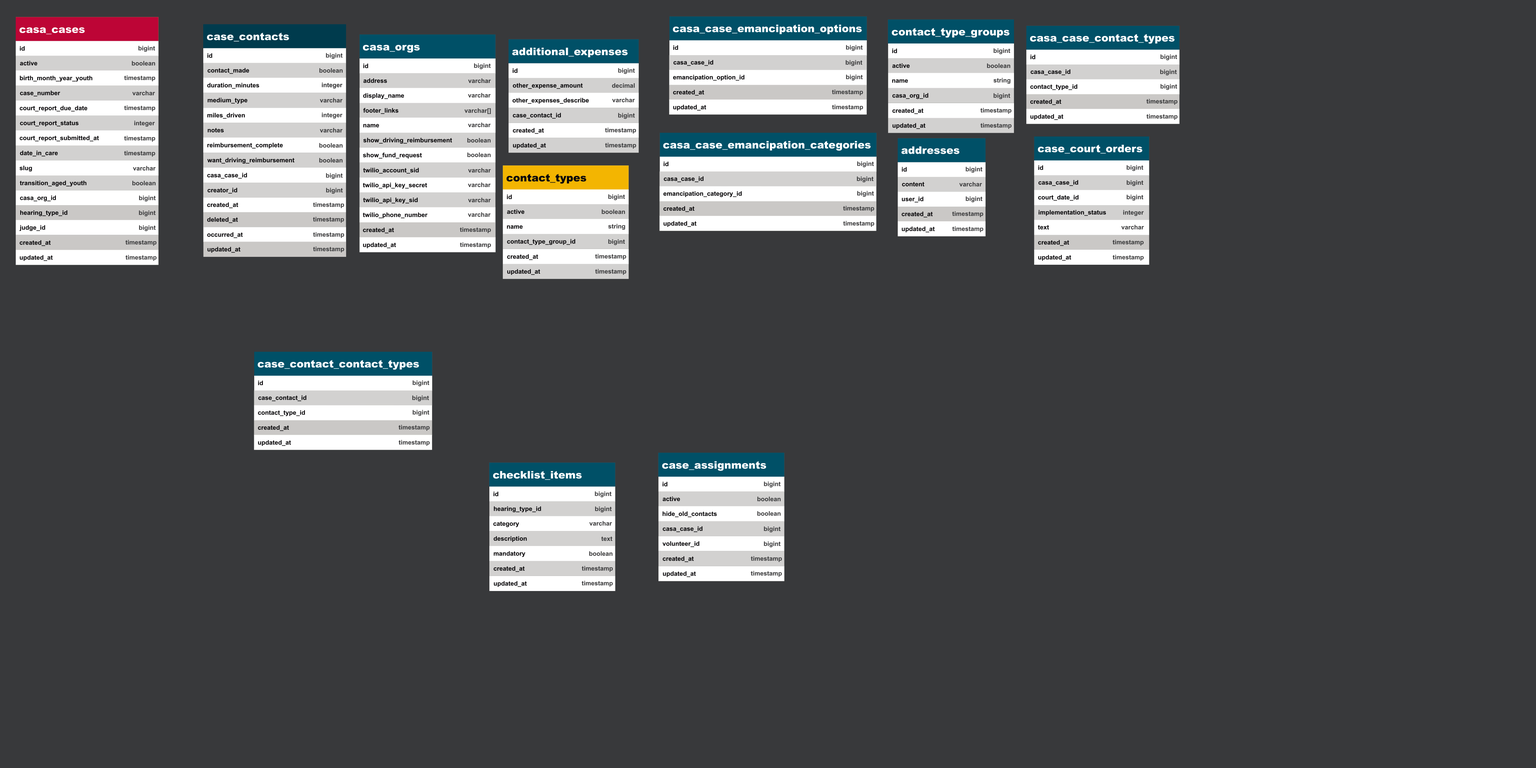
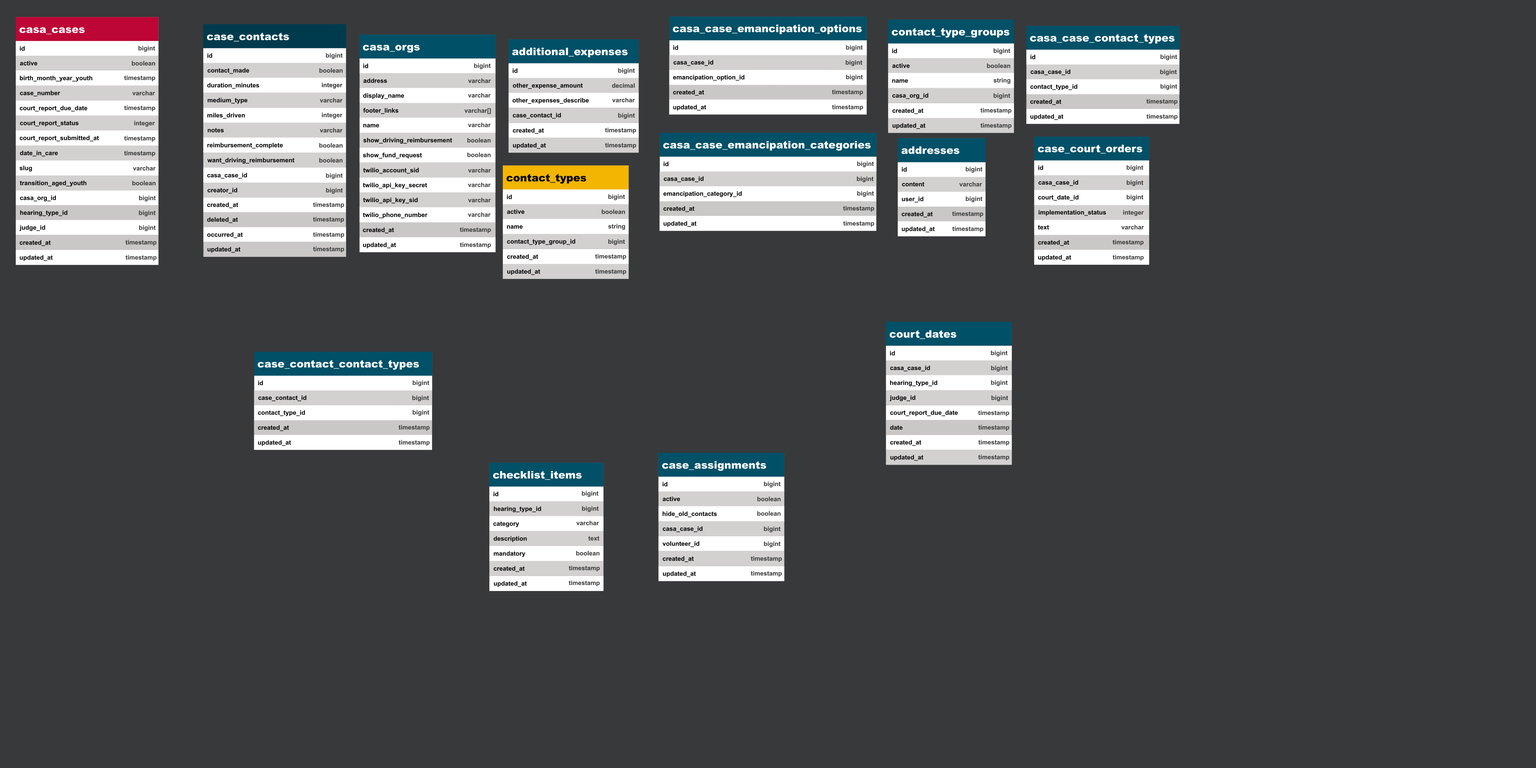
Layers edited between the first and the second 1536×768 image:
pixels changed over [488, 321, 1013, 592] (layer not identified)
